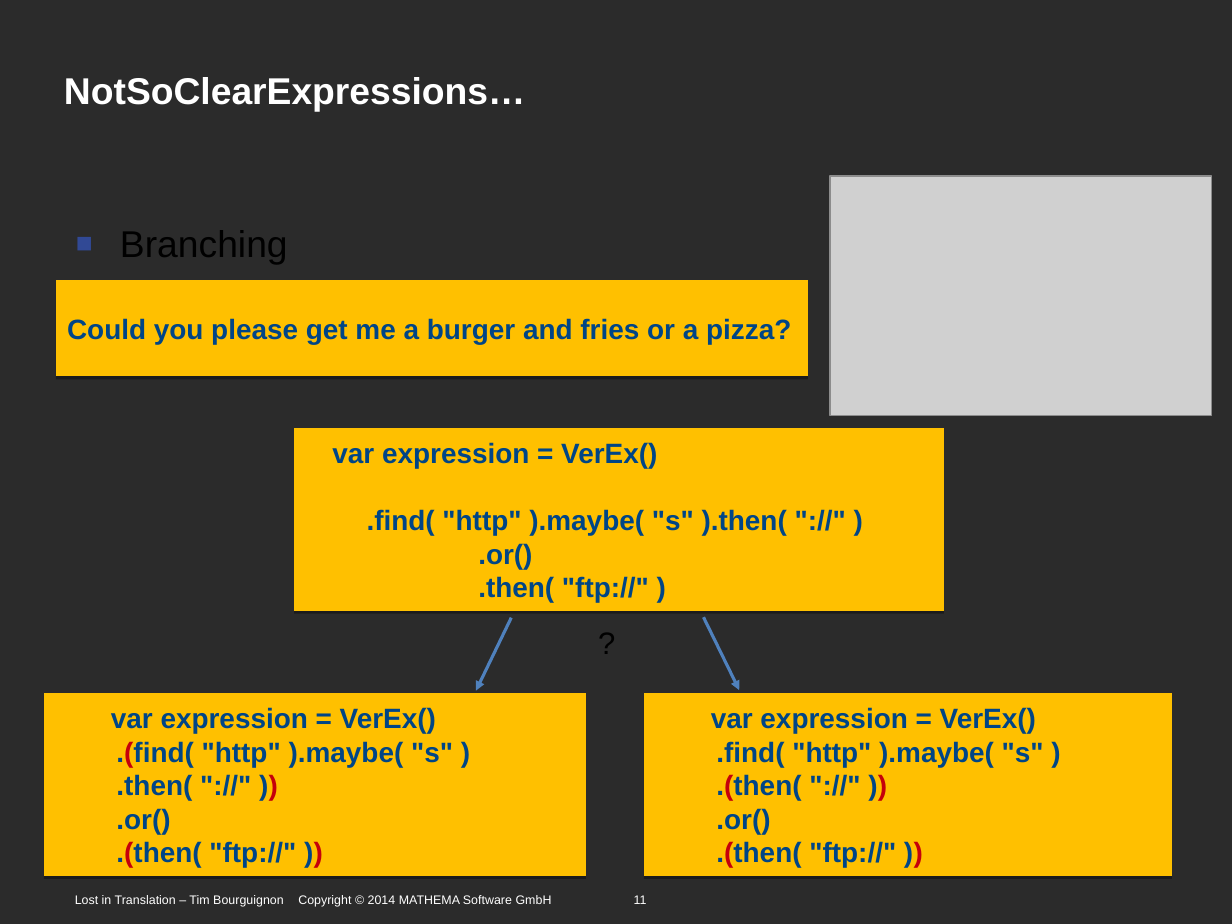
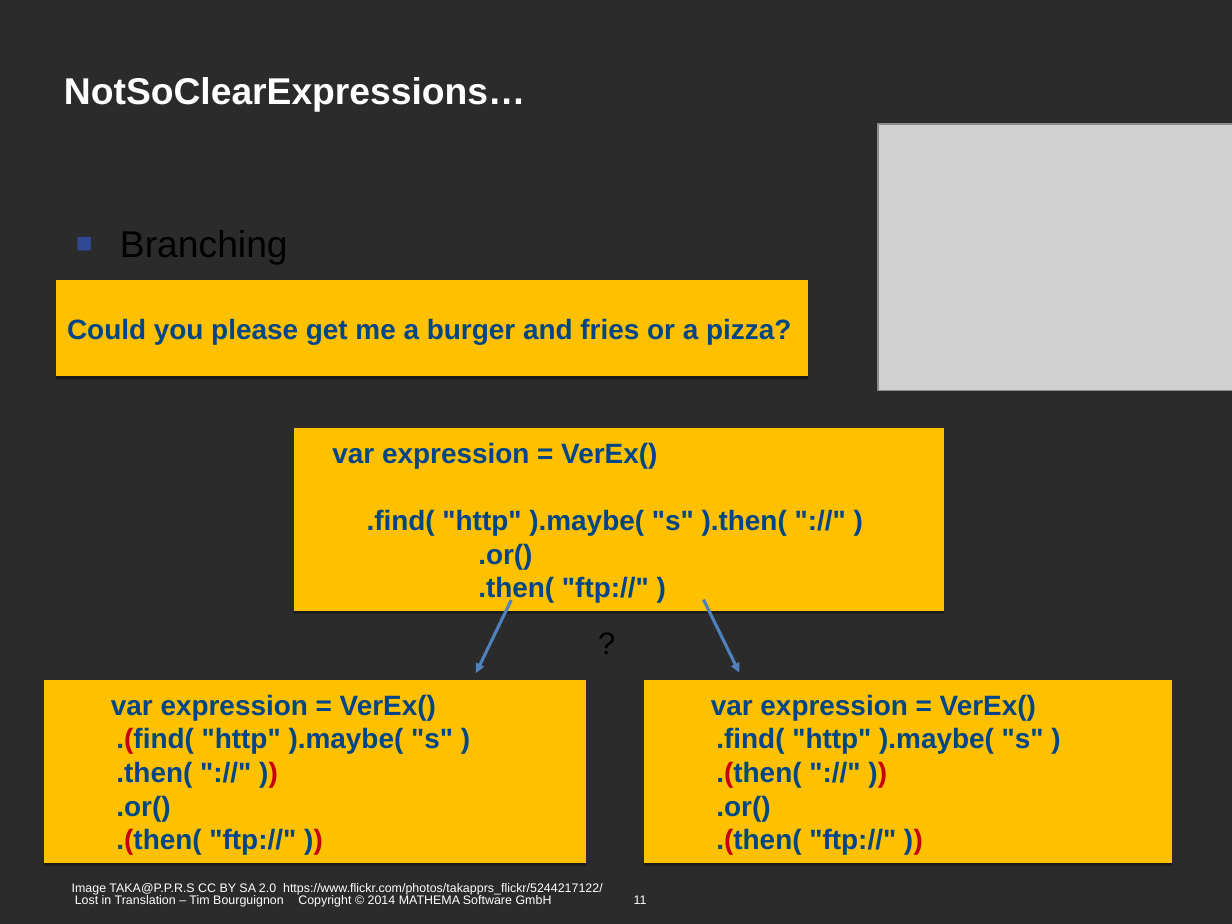
Before and after one commit to Timothep/Talk.LostInTranslation, a slide deck: slide 11 of LostInTranslation.odp. Drawn at 1232x924 pixels with LibreOffice and Linux fonts; fonts in the diff are those of the drawing; grey boxes stand for pictures; background and template pictures are left out; a plain dark background stands for a picture behind light text. Boxes give left, top, right and bottom in pixels: in the first picture for what was removed or moved away, otherwise in the second. Text is boxed around its words. In the diff, an @@ line names an element or a change of style, - is before the commit and + after.

Commit message:
Rework of all the images to prevent CC problems

```diff
--- a/LostInTranslation.odp
+++ b/LostInTranslation.odp
@@ picture: place and size @@
-picture at [831,176,1213,415]
+picture at [879,124,1232,391]
@@ arrow moved from (704, 617) - (739, 690) to (704, 599) - (739, 673) @@
@@ arrow moved from (511, 618) - (476, 691) to (511, 600) - (476, 673) @@
@@ freeform shape "var expression = VerEx()": place and size @@
-freeform shape "var expression = VerEx()" at [44,693,586,876]
+freeform shape "var expression = VerEx()" at [44,680,586,863]
@@ freeform shape "var expression = VerEx()": place and size @@
-freeform shape "var expression = VerEx()" at [644,693,1172,876]
+freeform shape "var expression = VerEx()" at [644,680,1172,863]
@@ text added at [72,883,603,895], 8 pt, text #FFFFFF @@
+Image TAKA@P.P.R.S CC BY SA 2.0 https://www.flickr.com/photos/takapprs_flickr/5244217122/
```
Also in this commit, not shown: 8 other slides changed.
